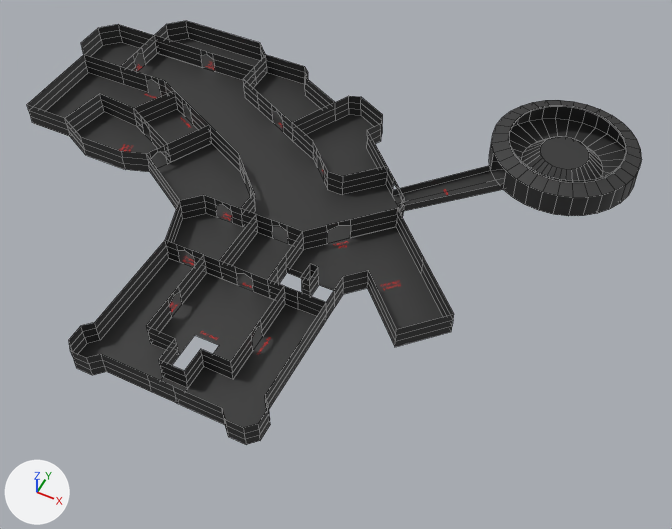
The Blender file Assets/Models/ShaderCastle.blend, before and after one commit.
Rendered twice from a camera (50 mm lens) standing at (38.6, -29.0, 78.2) and looking at (6.1, 36.1, -3.1). Lighting does not change. The marker at lower left points along +X, +Y and +Z. The picture after the commit comes second. Mesh edges are drawn as thin lines on the coarser meshes.

Names of what the first picture shows: 'Floor 0 -col'.
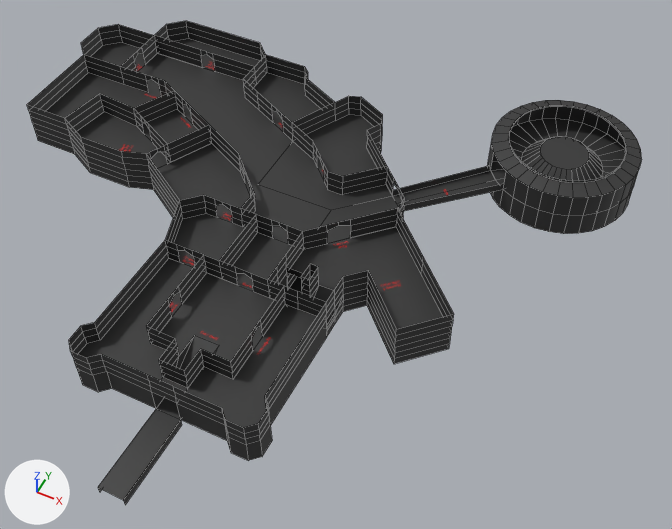
Boxes (x1, y1, x2, y2) around the edits, measured in the pictures (672 x 529 px):
```json
{"object": "Floor -1 -col", "change": "shown", "after": [33, 123, 633, 505]}
```

Edits to the scene script, one JSON object a line:
```json
{"op": "remove", "block": "ob_floor__1__col", "code": "ob_floor__1__col.hide_set(True)"}
```
